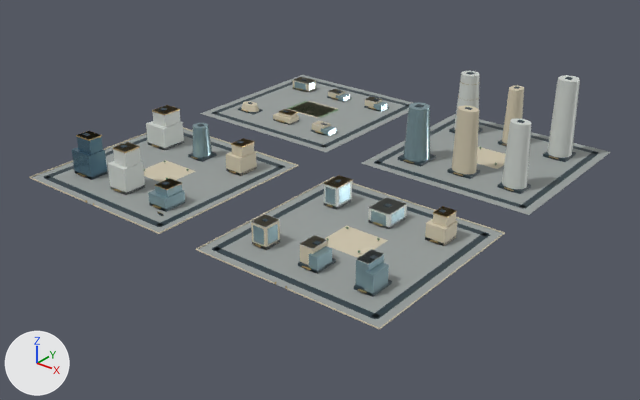
A saved change to the glTF model web/public/assets/3d/ampliworld/GC-CITY-2030/GC-TILE-08-13.glb.
The view is the same before and after, from a camera (50 mm lens) standing at (-1080.0, 822.0, 652.0) and looking at (-1978.0, 1943.0, -44.0). Lighting does not change. The marker at lower left points along +X, +Y and +Z. The picture after the commit comes second. Where no turn or scale is listed for an object, it has been applied to the vertices. Vertices at exactly the same position are counted once.

Objects in the first picture: 'GC-TILE-08-13-blue', 'GC-TILE-08-13-dark', 'GC-TILE-08-13-glass', 'GC-TILE-08-13-gold', 'GC-TILE-08-13-ivory', 'GC-TILE-08-13-paving', 'GC-TILE-08-13-white' and 1 more.
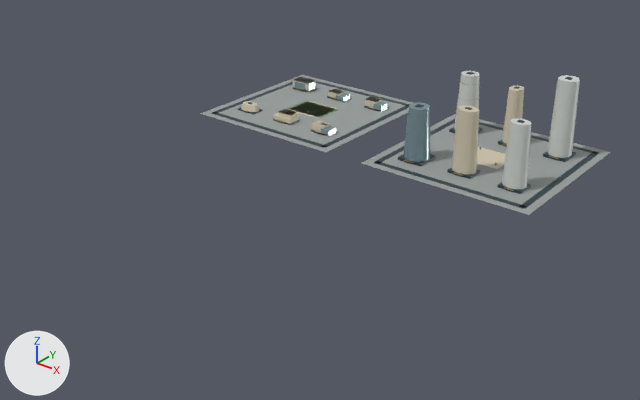
What differs and where, as boxes [x1, y1, x2, y2] in the pictures (640 x 400 px):
'GC-TILE-08-13-paving', reshaped (29% narrower, 44% shorter): before [31, 75, 610, 328]; after [200, 75, 610, 215]
'GC-TILE-08-13-ivory', reshaped (43% narrower, 61% shorter): before [29, 77, 524, 329]; after [241, 77, 524, 175]
'GC-TILE-08-13-dark', reshaped (30% narrower, 44% shorter): before [44, 72, 599, 319]; after [211, 72, 599, 209]
'GC-TILE-08-13-white', reshaped (39% narrower, 39% shorter): before [108, 71, 580, 264]; after [293, 71, 580, 189]
'GC-TILE-08-13-glass', reshaped (52% narrower, 62% shorter): before [148, 82, 430, 297]; after [295, 82, 430, 162]
'GC-TILE-08-13-blue', deleted (blue): before [72, 133, 107, 180]
'GC-TILE-08-13-gold', reshaped (34% narrower, 48% shorter): before [76, 81, 559, 293]; after [242, 81, 559, 191]
part 1 of me_mesh_0, deleted: before [31, 129, 296, 232]
part 2 of me_mesh_0, deleted: before [198, 178, 503, 328]
part 3 of me_mesh_1, deleted: before [44, 108, 490, 319]
part 4 of me_mesh_2, deleted: before [29, 127, 505, 329]
part 5 of me_mesh_3, deleted: before [108, 105, 407, 264]
part 6 of me_mesh_4, deleted: before [148, 123, 404, 297]
part 7 of me_mesh_5, deleted: before [76, 105, 457, 293]

The change, as a list of edits to the scene's bpy script:
```text
Change me_mesh_0:
    used by ob_gc_tile_08_13_paving; location = (0.0, 0.0, 0.0)
    remove me_mesh_0.from_pydata(...)  # 32 vertices, 48 faces; spans x -2379.0..-1621.0, y 1621.0..2379.0, z 0.0
    add me_mesh_0.from_pydata(...)  # 16 vertices, 24 faces; spans x -2379.0..-1621.0, y 2041.0..2379.0, z 0.0
    me_mesh_0 part 1: the loose piece of 8 vertices spanning x -2379.0..-2041.0, y 1621.0..1959.0, z 0.0 is deleted
    me_mesh_0 part 2: the loose piece of 8 vertices spanning x -1959.0..-1621.0, y 1621.0..1959.0, z 0.0 is deleted
Change me_mesh_1:
    used by ob_gc_tile_08_13_dark; location = (0.0, 0.0, 0.0)
    remove me_mesh_1.from_pydata(...)  # 520 vertices, 780 faces; spans x -2364.0..-1636.0, y 1636.0..2364.0, z 0.0..152.0
    add me_mesh_1.from_pydata(...)  # 256 vertices, 384 faces; spans x -2364.0..-1636.0, y 2056.0..2364.0, z 0.0..152.0
    me_mesh_1 part 3: 33 loose pieces with 264 vertices, spanning x -2364.0..-1636.0, y 1636.0..1944.0, z 0.0..78.0, are deleted
Change me_mesh_2:
    used by ob_gc_tile_08_13_ivory; location = (0.0, 0.0, 0.0)
    remove me_mesh_2.from_pydata(...)  # 274 vertices, 432 faces; spans x -2380.0..-1620.0, y 1620.0..2323.0, z 0.0..122.0
    add me_mesh_2.from_pydata(...)  # 130 vertices, 216 faces; spans x -2332.0..-1750.0, y 2105.0..2323.0, z 0.0..122.0
    me_mesh_2 part 4: 18 loose pieces with 144 vertices, spanning x -2380.0..-1620.0, y 1620.0..1960.0, z 0.0..53.0, are deleted
Change me_mesh_3:
    used by ob_gc_tile_08_13_white; location = (0.0, 0.0, 0.0)
    remove me_mesh_3.from_pydata(...)  # 266 vertices, 420 faces; spans x -2334.0..-1669.0, y 1681.0..2326.0, z 0.0..150.0
    add me_mesh_3.from_pydata(...)  # 186 vertices, 300 faces; spans x -2333.0..-1669.0, y 2104.0..2326.0, z 0.0..150.0
    me_mesh_3 part 5: 10 loose pieces with 80 vertices, spanning x -2334.0..-1685.0, y 1681.0..1907.0, z 0.0..77.0, are deleted
Change me_mesh_4:
    used by ob_gc_tile_08_13_glass; location = (0.0, 0.0, 0.0)
    remove me_mesh_4.from_pydata(...)  # 236 vertices, 368 faces; spans x -2333.0..-1673.0, y 1680.0..2317.0, z 0.0..104.0
    add me_mesh_4.from_pydata(...)  # 78 vertices, 124 faces; spans x -2333.0..-1866.0, y 2097.0..2317.0, z 0.0..104.0
    me_mesh_4 part 6: 18 loose pieces with 158 vertices, spanning x -2227.0..-1673.0, y 1680.0..1907.0, z 0.0..62.0, are deleted
Change me_mesh_5:
    used by ob_gc_tile_08_13_gold; location = (0.0, 0.0, 0.0)
    remove me_mesh_5.from_pydata(...)  # 896 vertices, 1512 faces; spans x -2330.0..-1670.0, y 1620.0..2324.0, z 0.0..130.0
    add me_mesh_5.from_pydata(...)  # 566 vertices, 996 faces; spans x -2330.0..-1670.0, y 2093.0..2324.0, z 4.0..130.0
    me_mesh_5 part 7: 36 loose pieces with 330 vertices, spanning x -2323.0..-1674.0, y 1620.0..1904.0, z 0.0..77.0, are deleted
Remove ob_gc_tile_08_13_blue:
    ob_gc_tile_08_13_blue = bpy.data.objects.new('GC-TILE-08-13-blue', me_mesh_9)
    ob_gc_tile_08_13_blue.location = (0.0, 0.0, 0.0)
```
